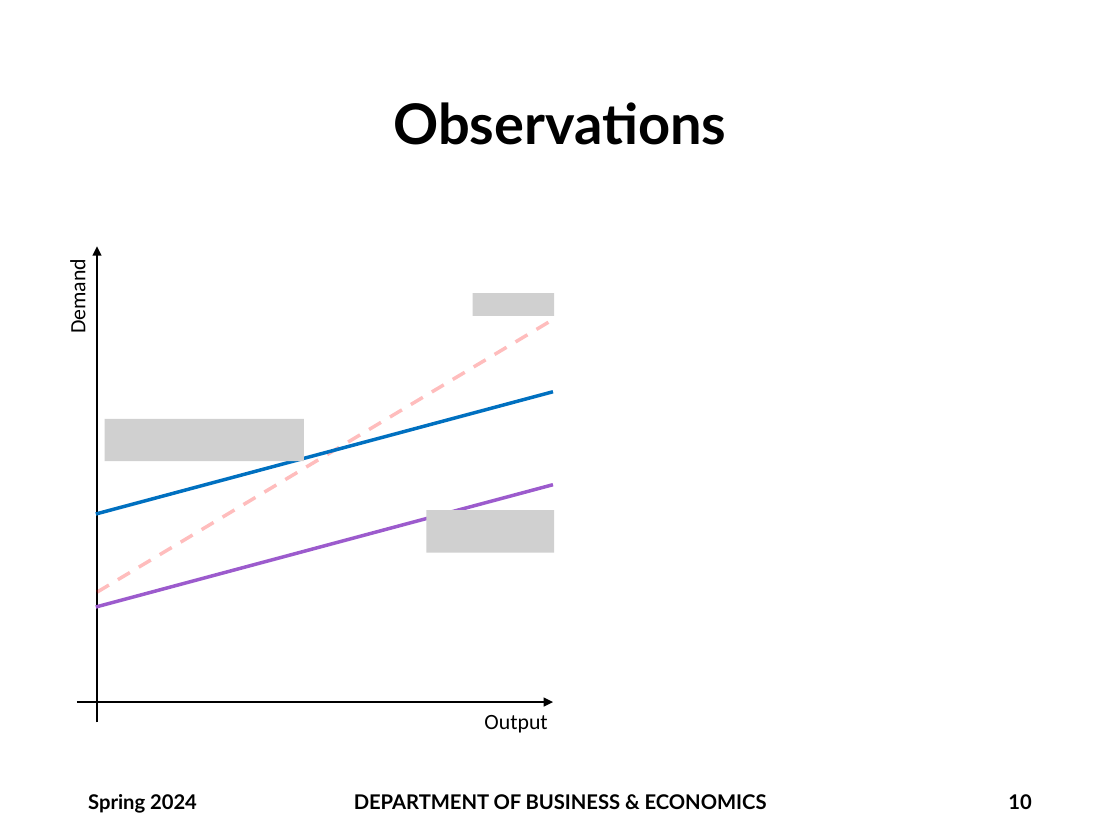
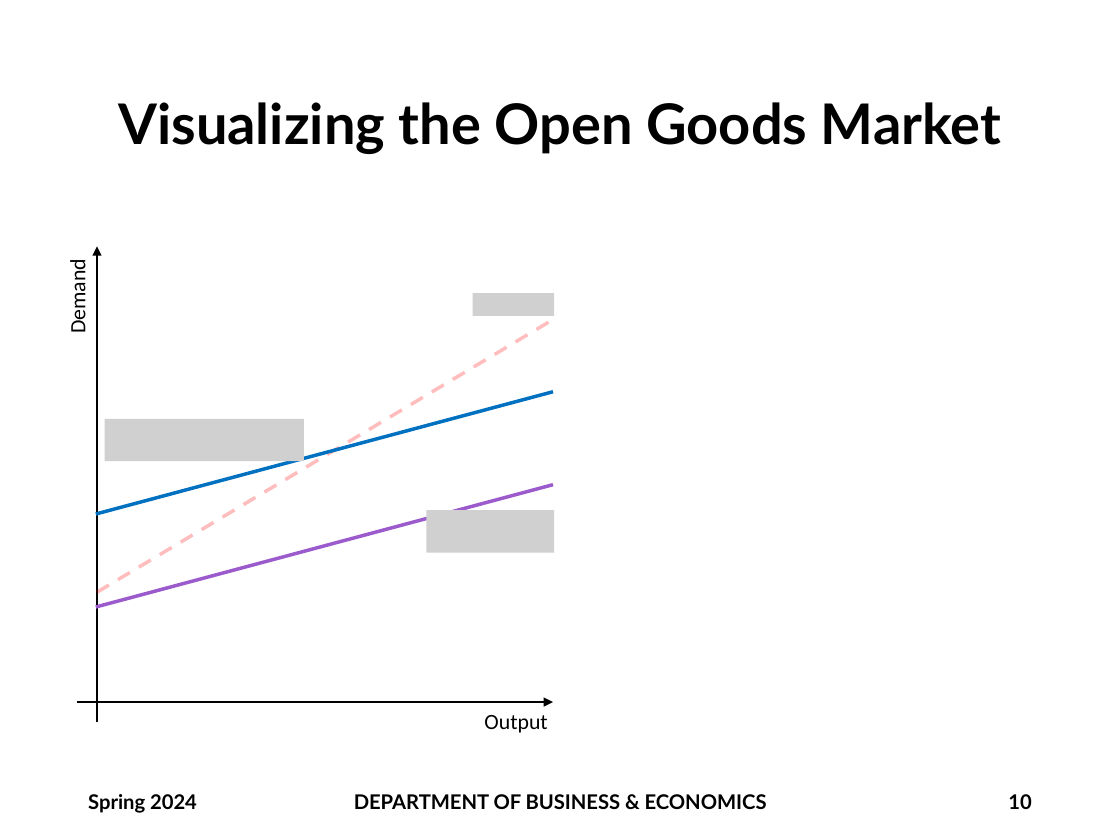
Before and after one commit to brianhwpark/brianhwpark.github.io, a slide deck: slide 10 of files/teaching-resources/monmouthcollege-econ-301/econ-301-s2024/econ-301-s2024-lecture-note/ECON301-S2024-LEC15.pptx. Drawn at 1120x840 pixels with LibreOffice and Linux fonts; fonts in the diff are those of the drawing; grey boxes stand for pictures; background and template pictures are left out. Boxes give left, top, right and bottom in pixels: in the first picture for what was removed or moved away, otherwise in the second. Text is boxed around its words. In the diff, an @@ line names an element or a change of style, - is before the commit and + after.

```diff
--- a/files/teaching-resources/monmouthcollege-econ-301/econ-301-s2024/econ-301-s2024-lecture-note/ECON301-S2024-LEC15.pptx
+++ b/files/teaching-resources/monmouthcollege-econ-301/econ-301-s2024/econ-301-s2024-lecture-note/ECON301-S2024-LEC15.pptx
@@ title at [118, 102, 1001, 154]: text changed @@
-Observations
+Visualizing the Open Goods Market
```
Also in this commit, not shown: 2 other slides changed, 2 slides removed, 2 other files.
